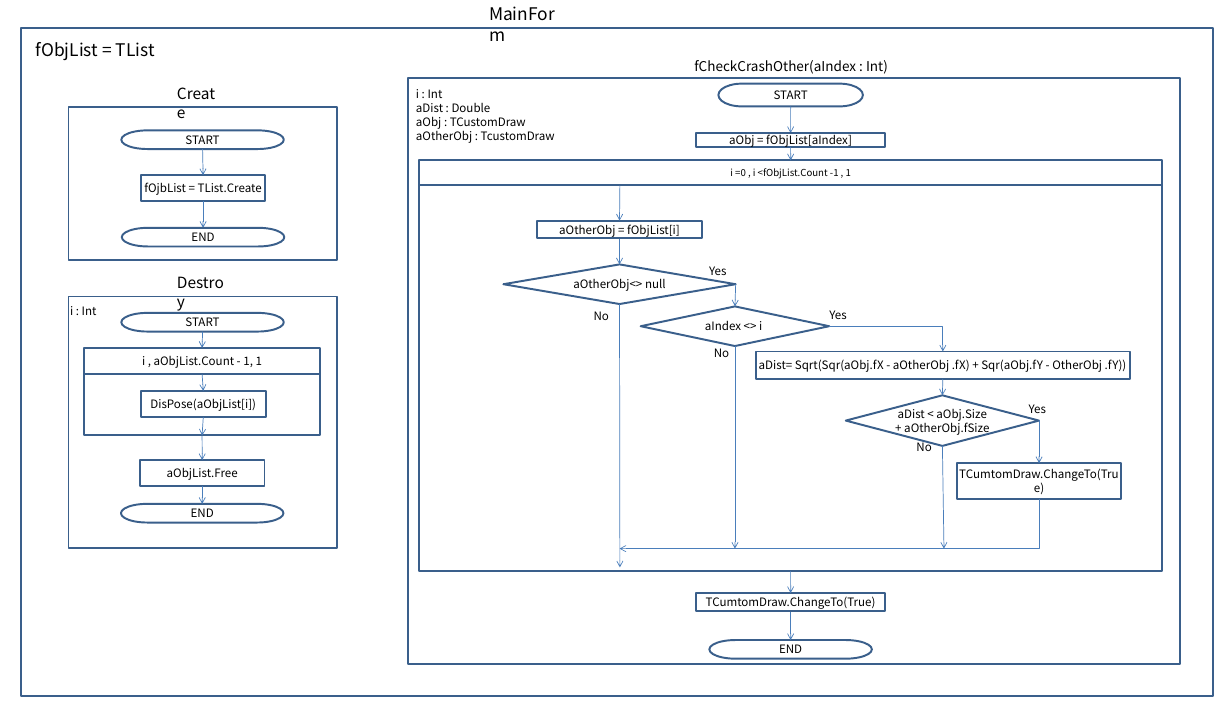
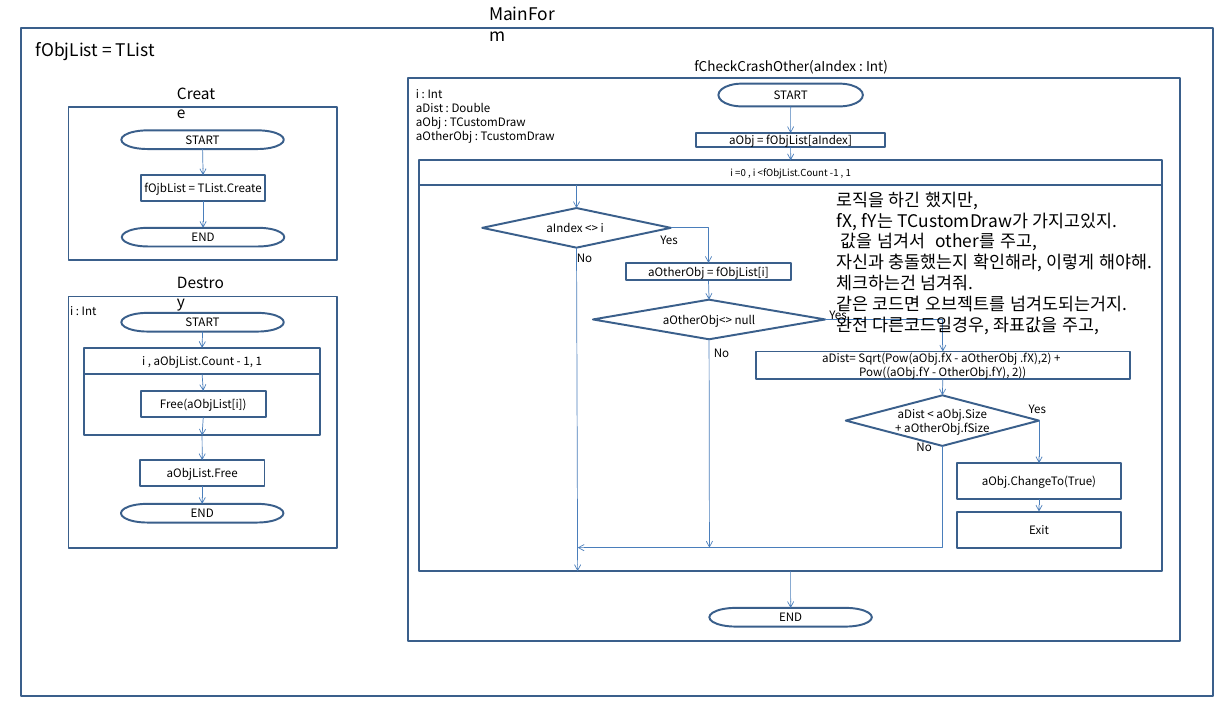
Before and after one commit to hyejoonjung/StudyDelphi, a slide deck: slide 4 of 0208DrawAndMoving_Design4/DrawAndMoving_Design4.pptx (slide 3 before the commit). Drawn at 1232x712 pixels with LibreOffice and Linux fonts; fonts in the diff are those of the drawing. Boxes give left, top, right and bottom in pixels: in the first picture for what was removed or moved away, otherwise in the second. Text is boxed around its words. In the diff, an @@ line names an element or a change of style, - is before the commit and + after.

```diff
--- a/0208DrawAndMoving_Design4/DrawAndMoving_Design4.pptx
+++ b/0208DrawAndMoving_Design4/DrawAndMoving_Design4.pptx
@@ rectangle: place and size @@
-rectangle at (408,78,1180,664)
+rectangle at (408,78,1180,640)
@@ diamond "aIndex <> i": place and size @@
-diamond "aIndex <> i" at (640,307,829,346)
+diamond "aIndex <> i" at (483,208,671,248)
@@ arrow moved from (620, 186) - (619, 220) to (576, 186) - (576, 208) @@
@@ text added at (836,191,1152,336), 18 pt, text #000000 @@
+로직을 하긴 했지만,
+fX, fY는 TCustomDraw가 가지고있지.
+값을 넘겨서 other를 주고,
+자신과 충돌했는지 확인해라, 이렇게 해야해.
+체크하는건 넘겨줘.
+같은 코드면 오브젝트를 넘겨도되는거지.
+완전 다른코드일경우, 좌표값을 주고,
@@ text "Yes" rewrapped from (709,266,726,280) to (660,235,677,244) @@
@@ elbow arrow added from (671, 228) to (708, 263), #4B7EBC 0.75 pt @@
@@ arrow moved from (735, 346) - (735, 549) to (576, 248) - (578, 571) @@
@@ text "No": place and size @@
-text "No" at (594,311,609,320)
+text "No" at (577,253,592,262)
@@ rectangle "aOtherObj = fObjList[i]": place and size @@
-rectangle "aOtherObj = fObjList[i]" at (537,220,702,238)
+rectangle "aOtherObj = fObjList[i]" at (626,263,791,280)
@@ arrow moved from (619, 238) - (619, 264) to (708, 280) - (709, 300) @@
@@ arrow removed from (736, 284) to (735, 307) @@
@@ diamond "aOtherObj<> null": place and size @@
-diamond "aOtherObj<> null" at (503,264,736,304)
+diamond "aOtherObj<> null" at (593,300,825,339)
@@ elbow arrow moved from (829, 326) - (943, 351) to (825, 319) - (943, 351) @@
@@ arrow moved from (619, 304) - (620, 567) to (709, 339) - (709, 548) @@
@@ text in rectangle at (822,350,1051,380): text changed @@
-aDist= Sqrt(Sqr(aObj.fX - aOtherObj .fX) + Sqr(aObj.fY - OtherObj .fY))
+aDist= Sqrt(Pow(aObj.fX - aOtherObj .fX),2) +
+Pow((aObj.fY - OtherObj.fY), 2))
@@ text in rectangle at (160,398,247,411): text changed @@
-DisPose(aObjList[i])
+Free(aObjList[i])
@@ elbow arrow moved from (1039, 499) - (619, 549) to (942, 446) - (578, 548) @@
@@ text in rectangle at (982,475,1096,488): text changed @@
-TCumtomDraw.ChangeTo(True)
+aObj.ChangeTo(True)
@@ arrow moved from (942, 446) - (944, 549) to (1039, 499) - (1039, 512) @@
@@ rectangle added at (957,512,1121,548), outline #3A5F8C 2 pt, 12 pt, text #000000 @@
+Exit
@@ rectangle removed at (696,593,885,610) @@
-TCumtomDraw.ChangeTo(True)
@@ arrow moved from (791, 571) - (791, 593) to (791, 571) - (791, 608) @@
@@ pill shape "END": place and size @@
-pill shape "END" at (709,640,872,658)
+pill shape "END" at (709,608,872,626)
@@ arrow removed from (791, 610) to (791, 640) @@
```
Also in this commit, not shown: 2 other slides changed, 1 slide added, 49 other files.
